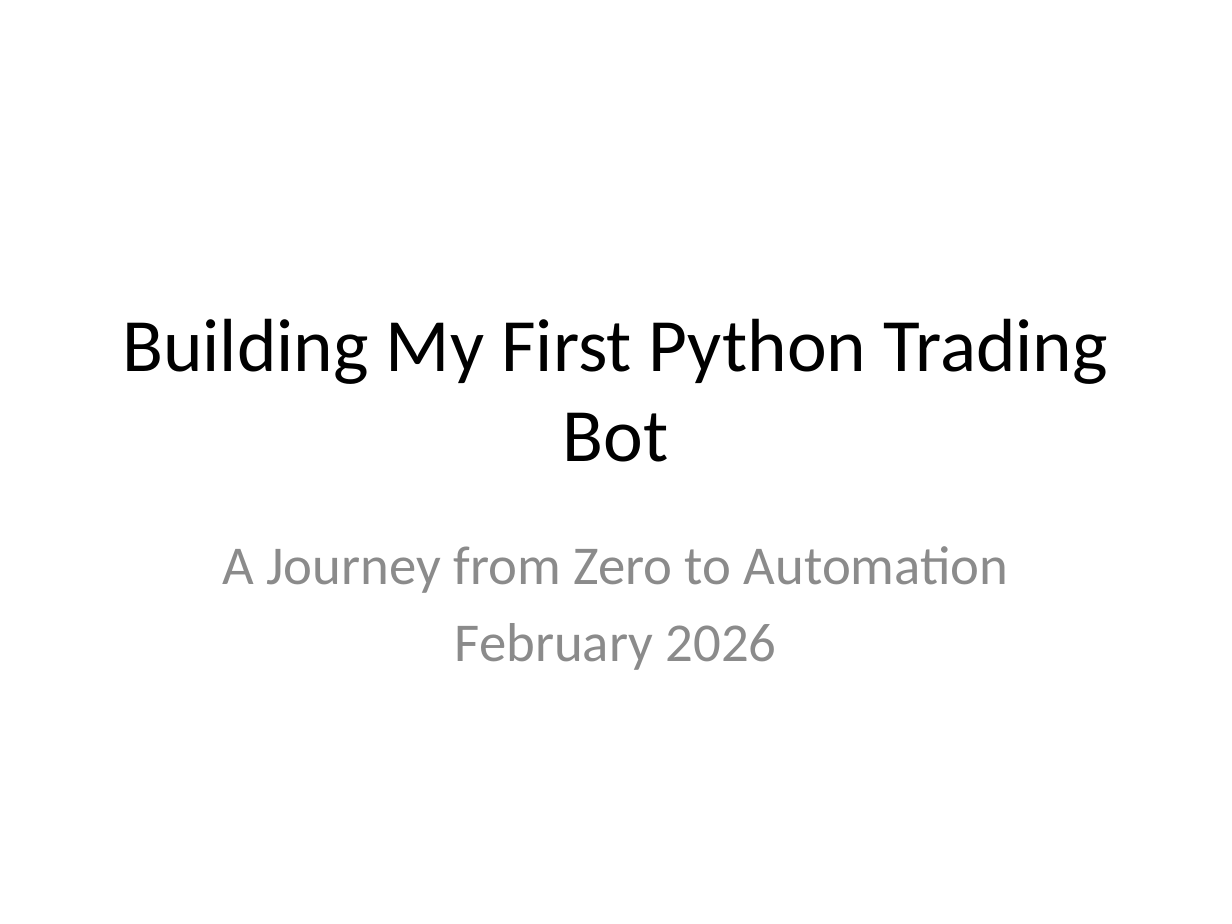
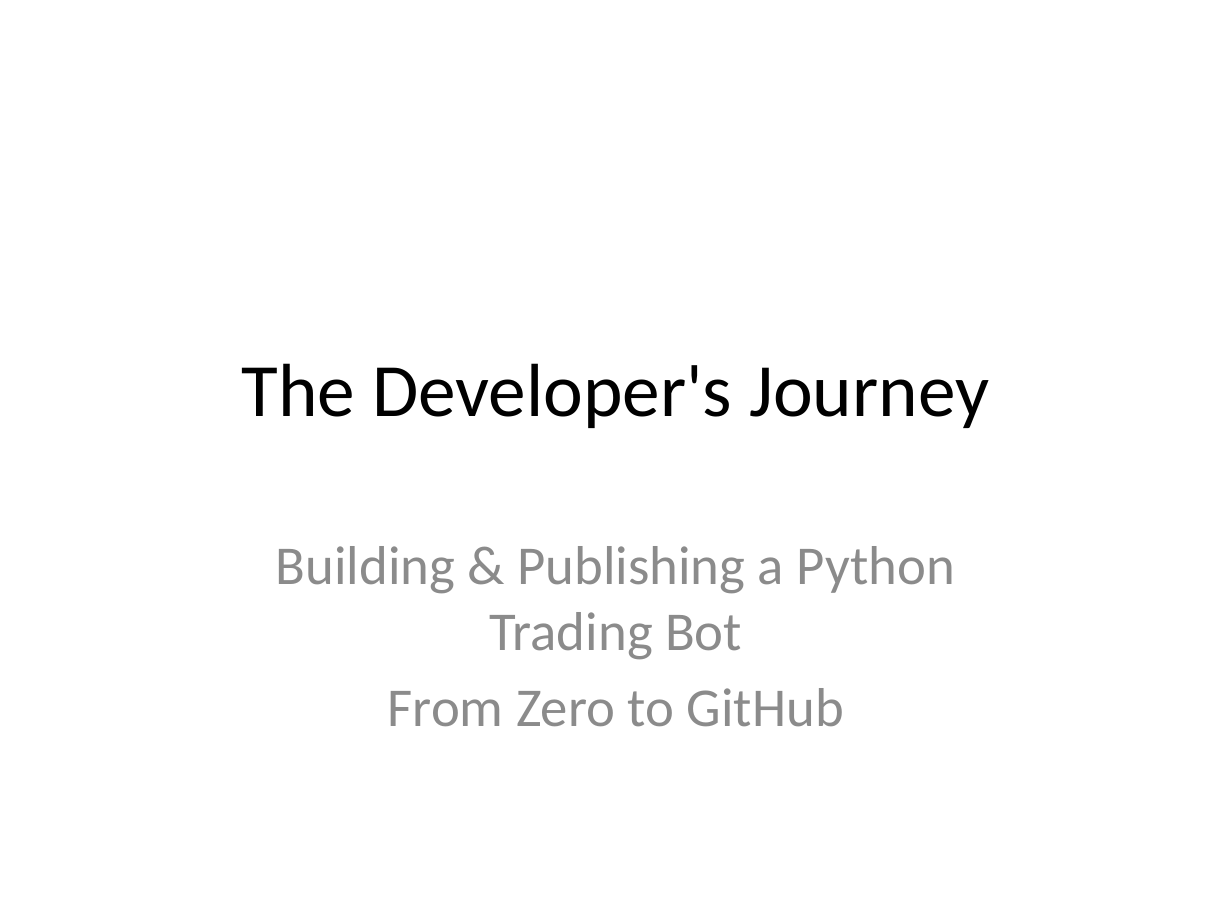
Before and after one commit to learnhowtolikeit/python-trading-bot, a slide deck: slide 1 of My_Trading_Bot_Journey.pptx. Drawn at 1232x924 pixels with LibreOffice and Linux fonts; fonts in the diff are those of the drawing. Boxes give left, top, right and bottom in pixels: in the first picture for what was removed or moved away, otherwise in the second. Text is boxed around its words. In the diff, an @@ line names an element or a change of style, - is before the commit and + after.

Commit message:
Updated PPTX Journey Deck

```diff
--- a/My_Trading_Bot_Journey.pptx
+++ b/My_Trading_Bot_Journey.pptx
@@ title at box(242, 363, 989, 428): text changed @@
-Building My First Python Trading Bot
+The Developer's Journey
@@ subtitle at box(276, 546, 954, 727): text changed @@
-A Journey from Zero to Automation
-February 2026
+Building & Publishing a Python Trading Bot
+From Zero to GitHub
```
Also in this commit, not shown: 1 other slide changed, 6 slides added, 3 slides removed, 1 other file.
